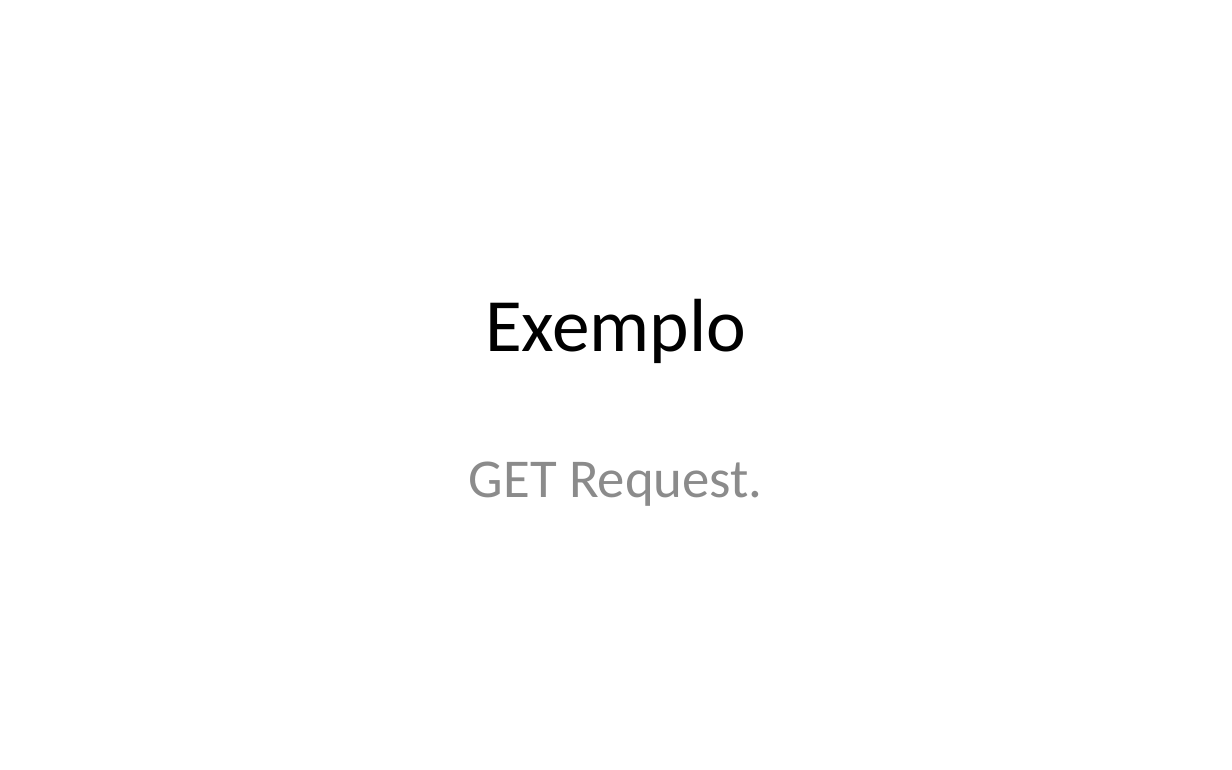
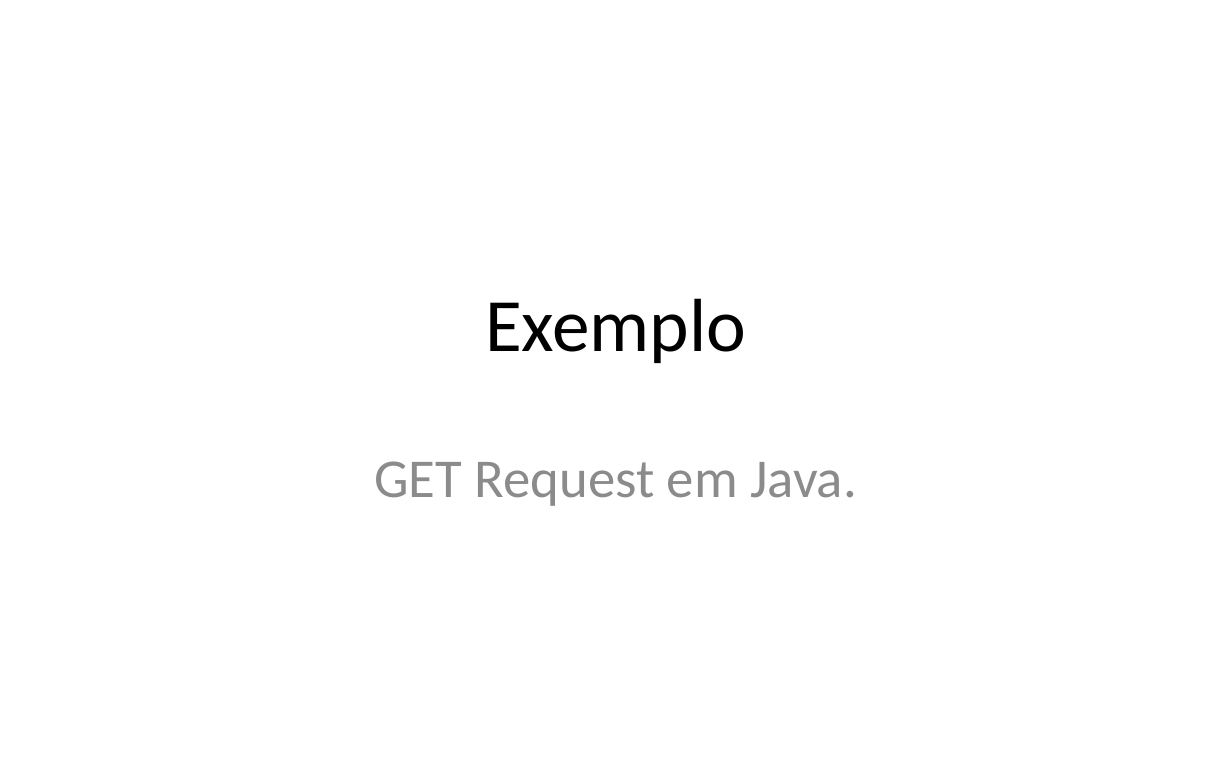
Before and after one commit to iptomar/letrinhas_si, a slide deck: slide 20 of Apresentacoes/v01.pptx (slide 16 before the commit). Drawn at 1232x770 pixels with LibreOffice and Linux fonts; fonts in the diff are those of the drawing; background and template pictures are left out. Boxes give left, top, right and bottom in pixels: in the first picture for what was removed or moved away, otherwise in the second. Text is boxed around its words. In the diff, an @@ line names an element or a change of style, - is before the commit and + after.

```diff
--- a/Apresentacoes/v01.pptx
+++ b/Apresentacoes/v01.pptx
@@ subtitle at [374, 461, 857, 506]: text changed @@
-GET Request.
+GET Request em Java.
```
Also in this commit, not shown: 5 other slides changed, 8 slides added.
